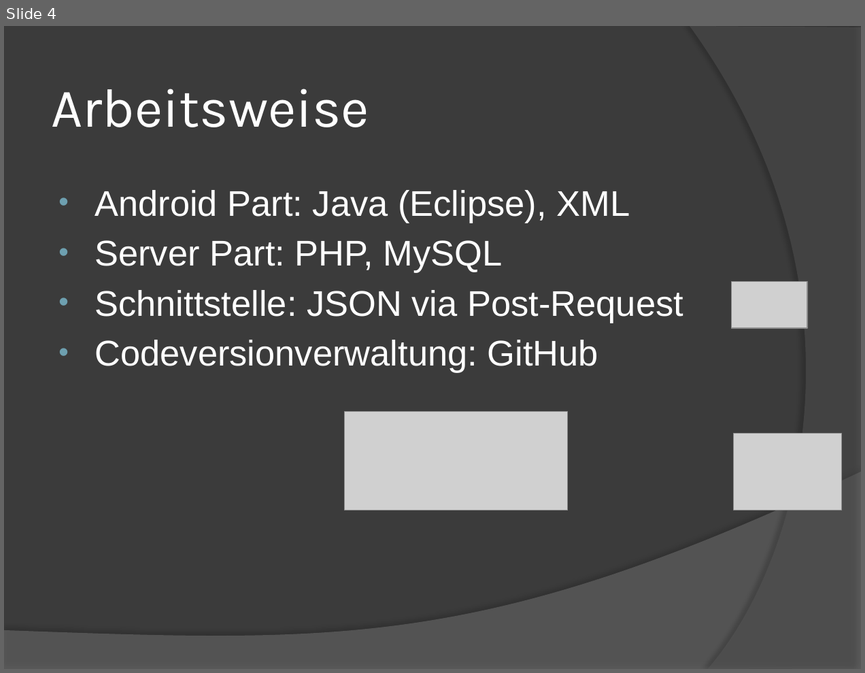
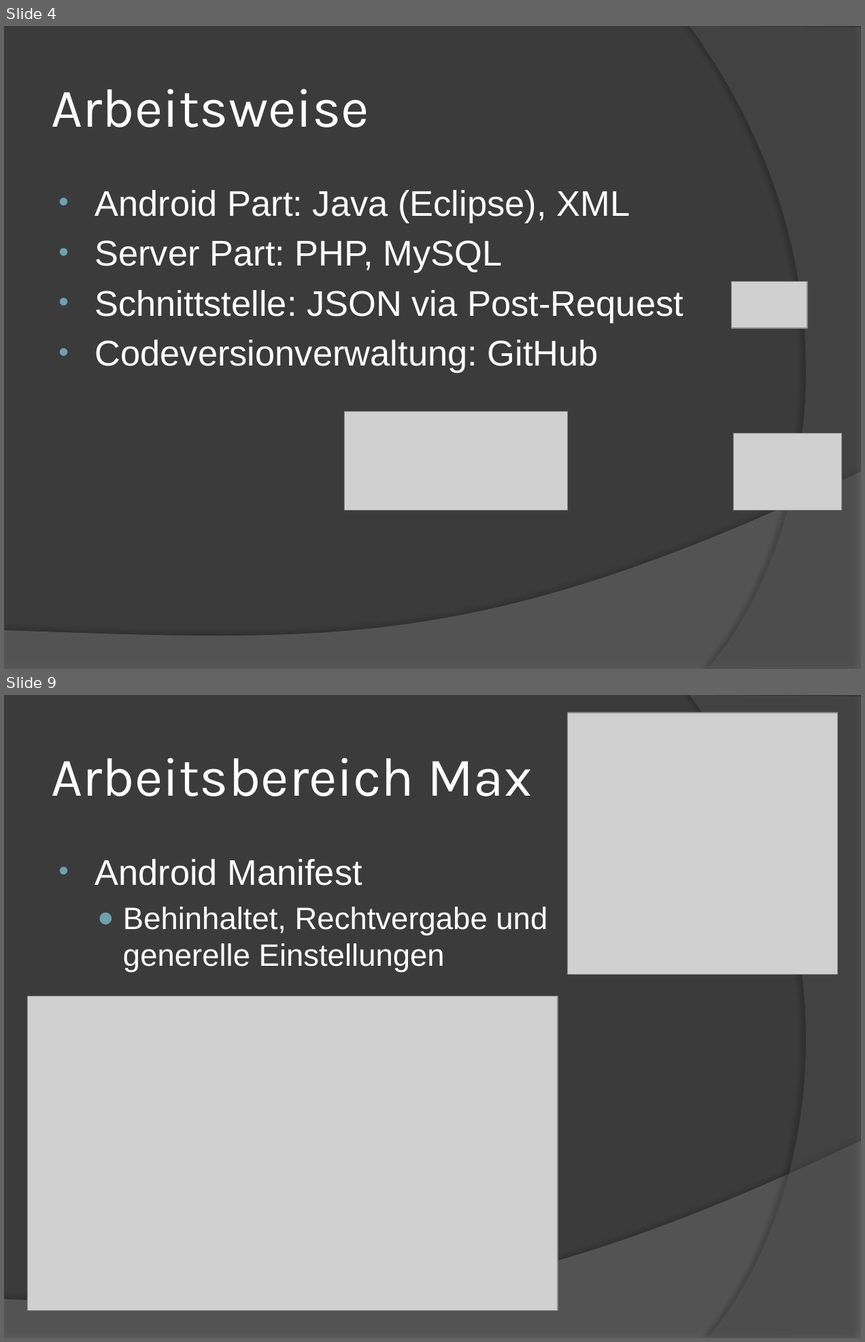
Before and after one commit to mbohlaender/pam, a slide deck: documentation/presentation.pptx. Shown one above the other, each under a label of ours: slide 4 before the commit, slides 4 and 9 after it; the slides between them are not shown. The pictures are 865x673 and 865x1342 pixels, drawn with LibreOffice and Linux fonts; fonts in the diff are those of the drawing; grey boxes stand for pictures. Boxes give left, top, right and bottom in pixels: in the first picture for what was removed or moved away, otherwise in the second. Text is boxed around its words. In the diff, an @@ line names an element or a change of style, - is before the commit and + after.

```diff
--- a/documentation/presentation.pptx
+++ b/documentation/presentation.pptx
@@ slide 9 added at <box>4,695,861,1338</box>, background #3B3B3B; not listed: 2 template elements that a slide beside it also shows @@
@@ picture added at <box>567,713,837,974</box> @@
@@ title added at <box>51,758,532,796</box>, 46 pt, text #FFFFFF @@
+Arbeitsbereich Max
@@ text added at <box>94,859,547,972</box>, 26 pt, text #FFFFFF @@
+• Android Manifest
+  ● Behinhaltet, Rechtvergabe und
+    generelle Einstellungen
@@ picture added at <box>28,996,558,1310</box> @@
```
Also in this commit, not shown: 8 other slides changed, 6 other slides added, 15 other files.
